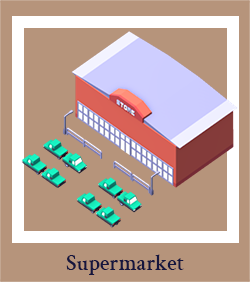
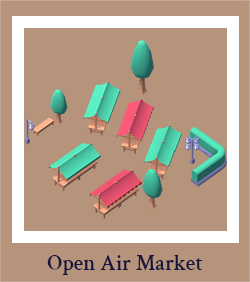
Two versions of the same layered image (250px x 282px). Layer-by-layer changes:
added group "Open Air Market" with 4 layers above "Supermarket" over (21, 31, 237, 275)
added layer "open air market" in group "Open Air Market" over (24, 40, 227, 219)
added layer "Rectangle 1" (1st of 6, in "Open Air Market") in group "Open Air Market" over (21, 31, 237, 228)
added layer "Label" (1st of 3, in "Open Air Market") in group "Open Air Market" over (47, 254, 203, 275)
hid group "Supermarket" (3 layers) over (21, 31, 237, 275)
hid "Rectangle 1" (2nd of 6, in "Supermarket") over (21, 31, 237, 228)
